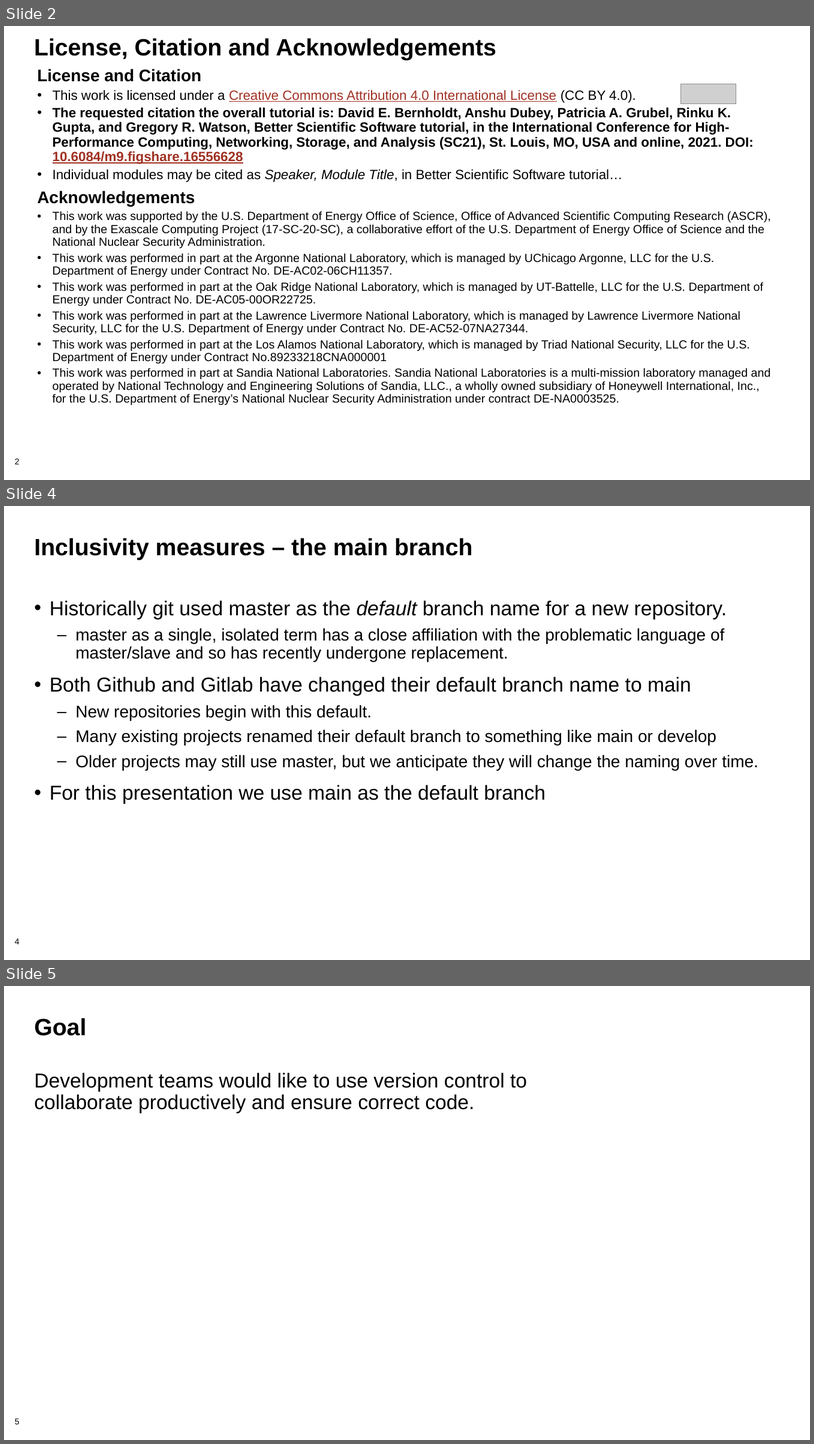
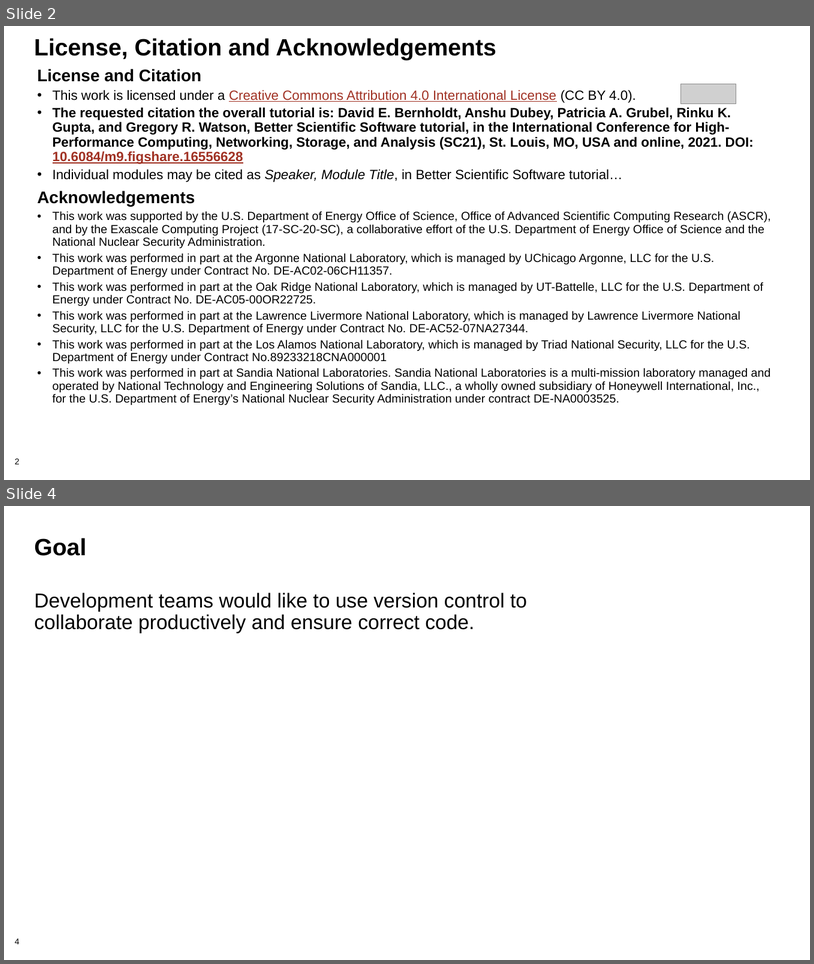
Before and after one commit to bssw-tutorial/presentations, a slide deck: git-workflows.pptx. Shown one above the other, each under a label of ours: slides 2, 4 and 5 before the commit, slides 2 and 4 after it; the slides between them are not shown. The pictures are 814x1444 and 814x964 pixels, drawn with LibreOffice and Linux fonts; fonts in the diff are those of the drawing; grey boxes stand for pictures; background and template pictures are left out. Boxes give left, top, right and bottom in pixels: in the first picture for what was removed or moved away, otherwise in the second. Text is boxed around its words. In the diff, an @@ line names an element or a change of style, - is before the commit and + after.

```diff
--- a/git-workflows.pptx
+++ b/git-workflows.pptx
@@ slide 4 removed at (x1=4, y1=506, x2=810, y2=960), background #FFFFFF; not listed: 1 template element that a slide beside it also shows @@
@@ title removed at (x1=34, y1=538, x2=473, y2=560) @@
-Inclusivity measures – the main branch
@@ text removed at (x1=50, y1=600, x2=759, y2=804) @@
-• Historically git used master as the default branch name for a new repository.
-  – master as a single, isolated term has a close affiliation with the problematic language of master/slave and so has recently undergone replacement.
-• Both Github and Gitlab have changed their default branch name to main
-  – New repositories begin with this default.
-  – Many existing projects renamed their default branch to something like main or develop
-  – Older projects may still use master, but we anticipate they will change the naming over time.
-• For this presentation we use main as the default branch
@@ what was slide 5 is now slide 4 @@
@@ page number at (x1=15, y1=938, x2=20, y2=944): text changed @@
-5
+4
```
Also in this commit, not shown: 3 slides changed.
